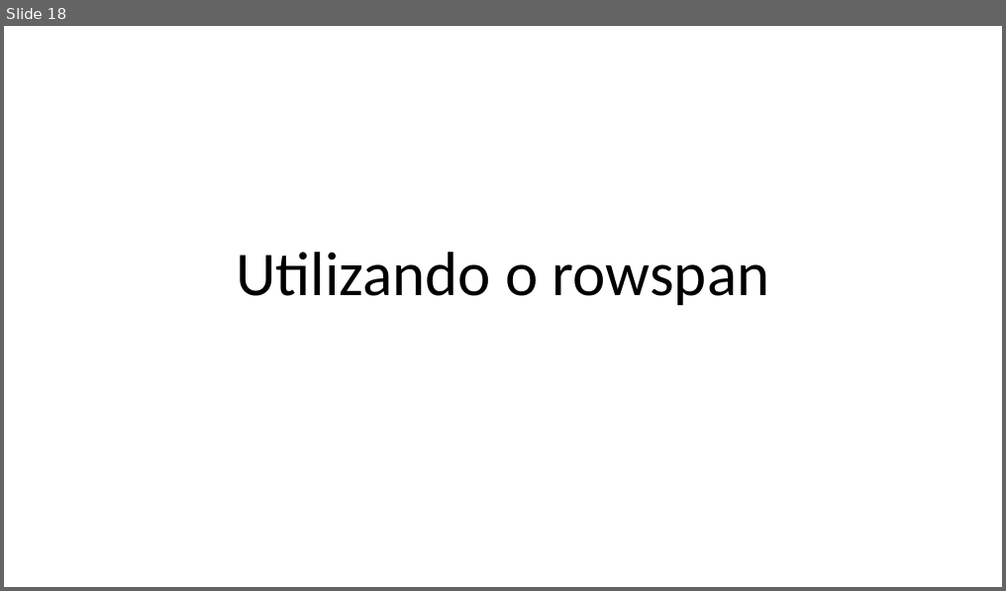
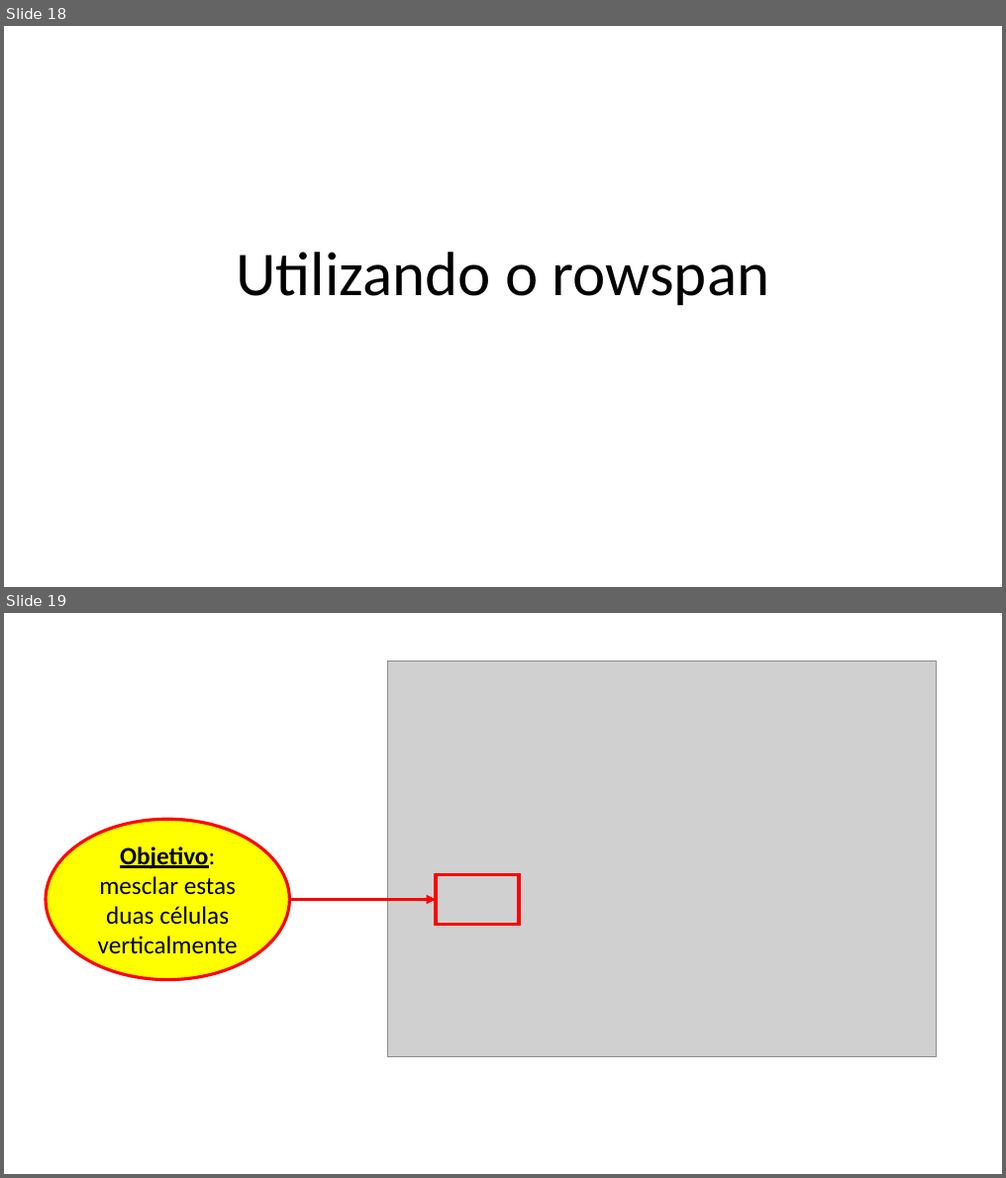
Before and after one commit to guilhermehsouza/AulaHTML, a slide deck: Aula 05 - Exemplo 4.pptx. Shown one above the other, each under a label of ours: slide 18 before the commit, slides 18 and 19 after it. The pictures are 1006x591 and 1006x1178 pixels, drawn with LibreOffice and Linux fonts; fonts in the diff are those of the drawing; grey boxes stand for pictures. Boxes give left, top, right and bottom in pixels: in the first picture for what was removed or moved away, otherwise in the second. Text is boxed around its words. In the diff, an @@ line names an element or a change of style, - is before the commit and + after.

```diff
--- a/Aula 05 - Exemplo 4.pptx
+++ b/Aula 05 - Exemplo 4.pptx
@@ slide 19 added at box(4, 613, 1002, 1174), background #FFFFFF @@
@@ picture added at box(387, 661, 936, 1058) @@
@@ ellipse added at box(46, 819, 290, 980), fill #FFFF00, outline #FF0000 3 pt, 24 pt, text #000000 @@
+Objetivo: mesclar estas duas células verticalmente
@@ rectangle added at box(436, 875, 519, 925), outline #FF0000 3 pt @@
@@ arrow added from (289, 900) to (436, 900), #FF0000 3 pt @@
```
Also in this commit, not shown: 18 other slides added, 4 slides removed, 5 other files.
